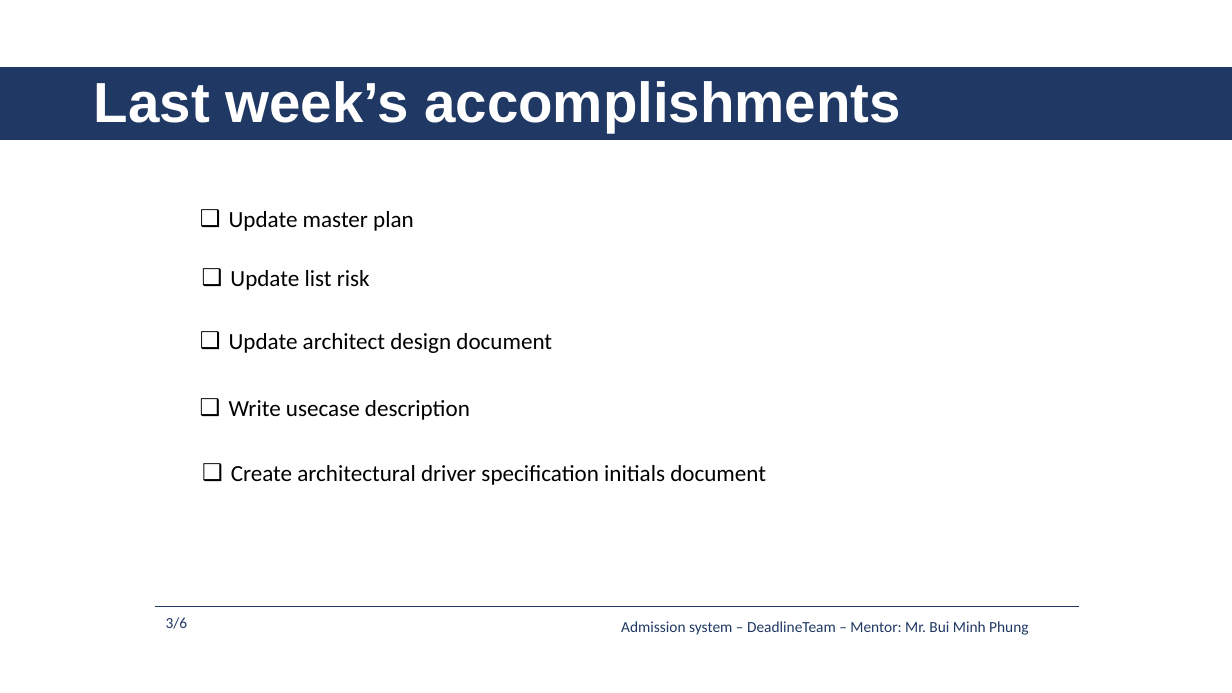
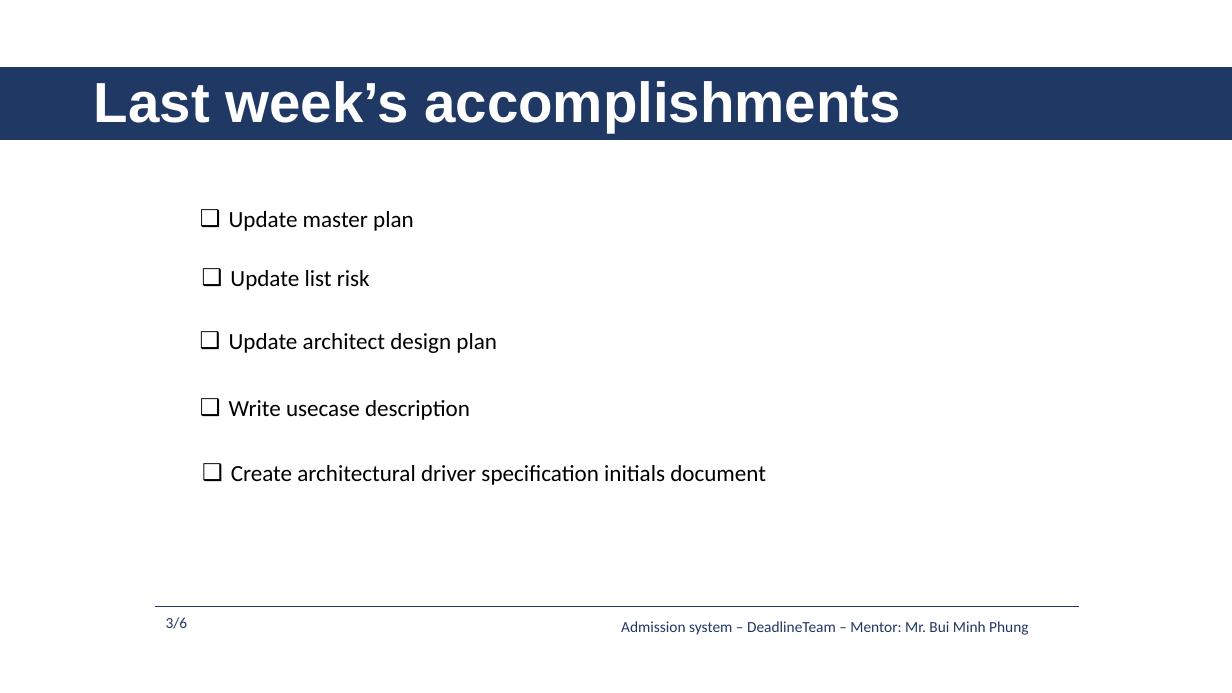
Before and after one commit to daotk/cap-deadline, a slide deck: slide 3 of 9. Presentation/AS_DeadlineTeam_Week6.pptx. Drawn at 1232x693 pixels with LibreOffice and Linux fonts; fonts in the diff are those of the drawing. Boxes give left, top, right and bottom in pixels: in the first picture for what was removed or moved away, otherwise in the second. Text is boxed around its words. In the diff, an @@ line names an element or a change of style, - is before the commit and + after.

```diff
--- a/9. Presentation/AS_DeadlineTeam_Week6.pptx
+++ b/9. Presentation/AS_DeadlineTeam_Week6.pptx
@@ text at (229,333,497,353): text changed @@
-❑ Update architect design document
+❑ Update architect design plan
```
Also in this commit, not shown: 3 other files.
